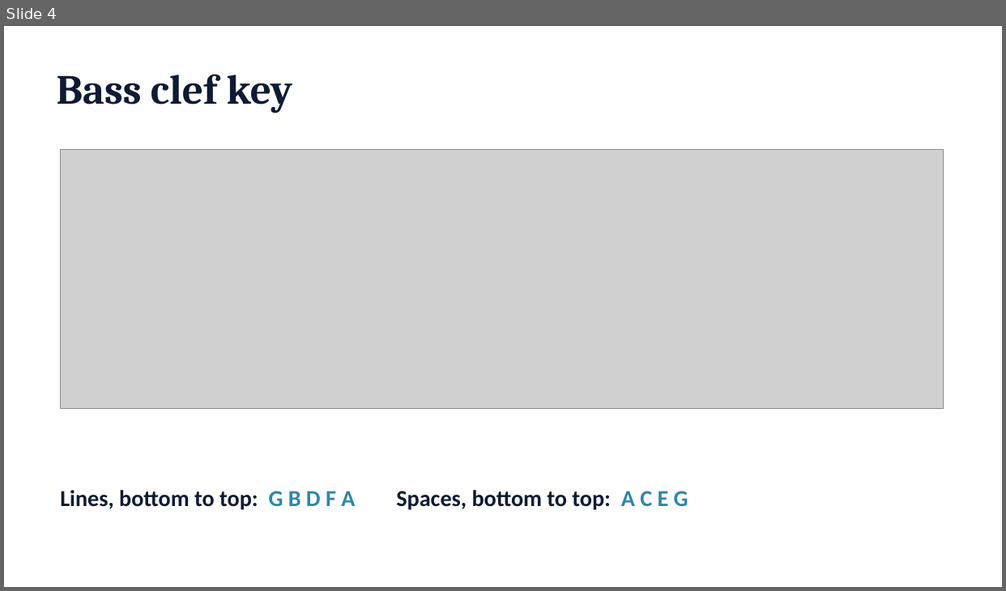
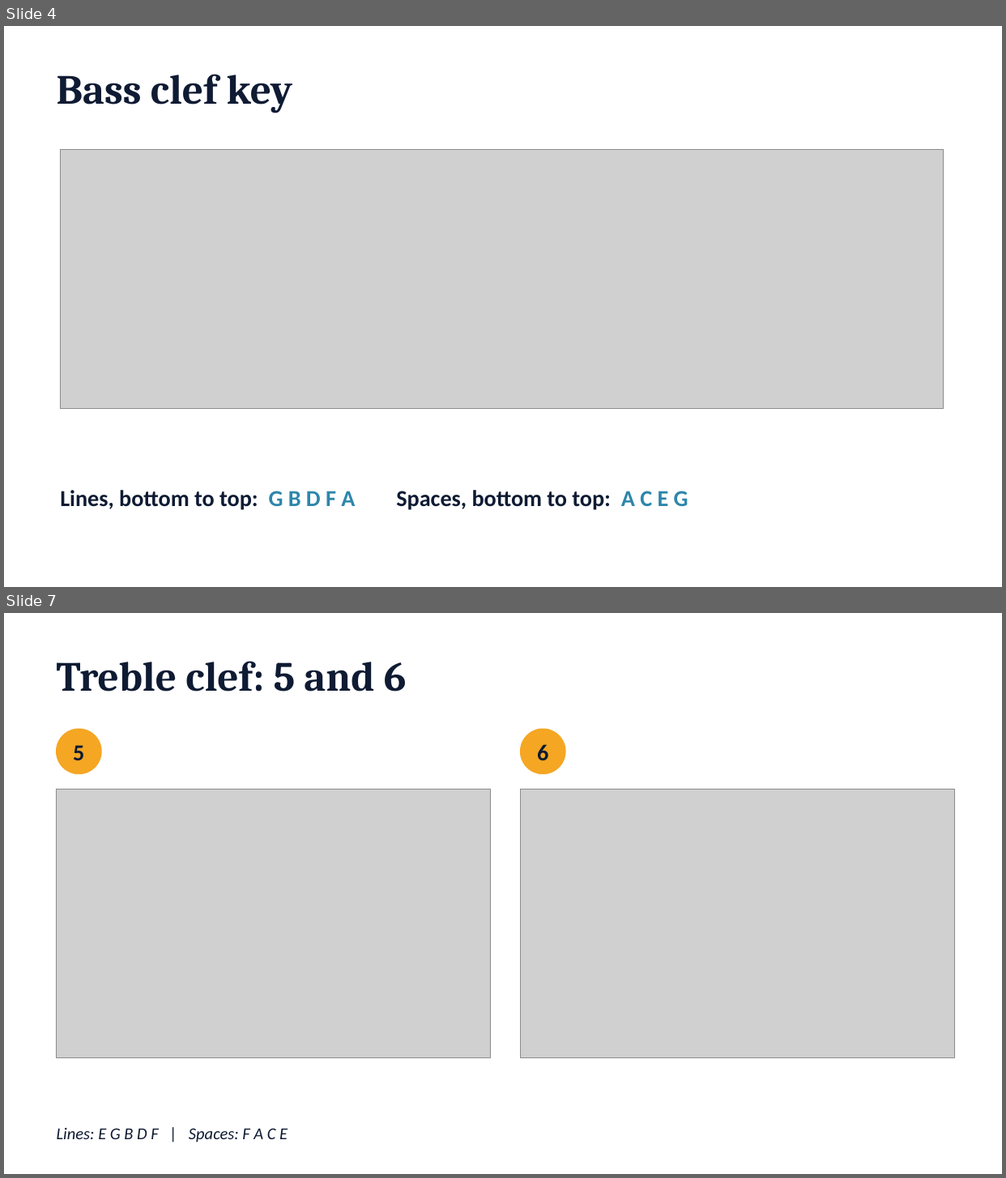
Before and after one commit to Khodell93/classroom-bridge, a slide deck: demo-materials/ClassroomBridge-CrackTheCode-Slides.pptx. Shown one above the other, each under a label of ours: slide 4 before the commit, slides 4 and 7 after it; the slides between them are not shown. The pictures are 1006x591 and 1006x1178 pixels, drawn with LibreOffice and Linux fonts; fonts in the diff are those of the drawing; grey boxes stand for pictures. Boxes give left, top, right and bottom in pixels: in the first picture for what was removed or moved away, otherwise in the second. Text is boxed around its words. In the diff, an @@ line names an element or a change of style, - is before the commit and + after.

```diff
--- a/demo-materials/ClassroomBridge-CrackTheCode-Slides.pptx
+++ b/demo-materials/ClassroomBridge-CrackTheCode-Slides.pptx
@@ slide 7 added at [4,613,1002,1174], background #FFFFFF @@
@@ title added at [57,661,407,692], 40 pt, text #0F1B33, bold @@
+Treble clef: 5 and 6
@@ ellipse added at [57,729,101,774], fill #F5A623, outline #F5A623 1 pt @@
@@ ellipse added at [521,729,565,774], fill #F5A623, outline #F5A623 1 pt @@
@@ text added at [73,745,84,760], 22 pt, text #0F1B33, bold @@
+5
@@ text added at [537,744,548,760], 22 pt, text #0F1B33, bold @@
+6
@@ picture added at [57,789,491,1059] @@
@@ picture added at [521,789,955,1059] @@
@@ text added at [57,1128,288,1143], 16 pt, text #0F1B33, italic @@
+Lines: E G B D F | Spaces: F A C E
```
Also in this commit, not shown: 18 other slides added, 5 slides removed, 4 other files.
